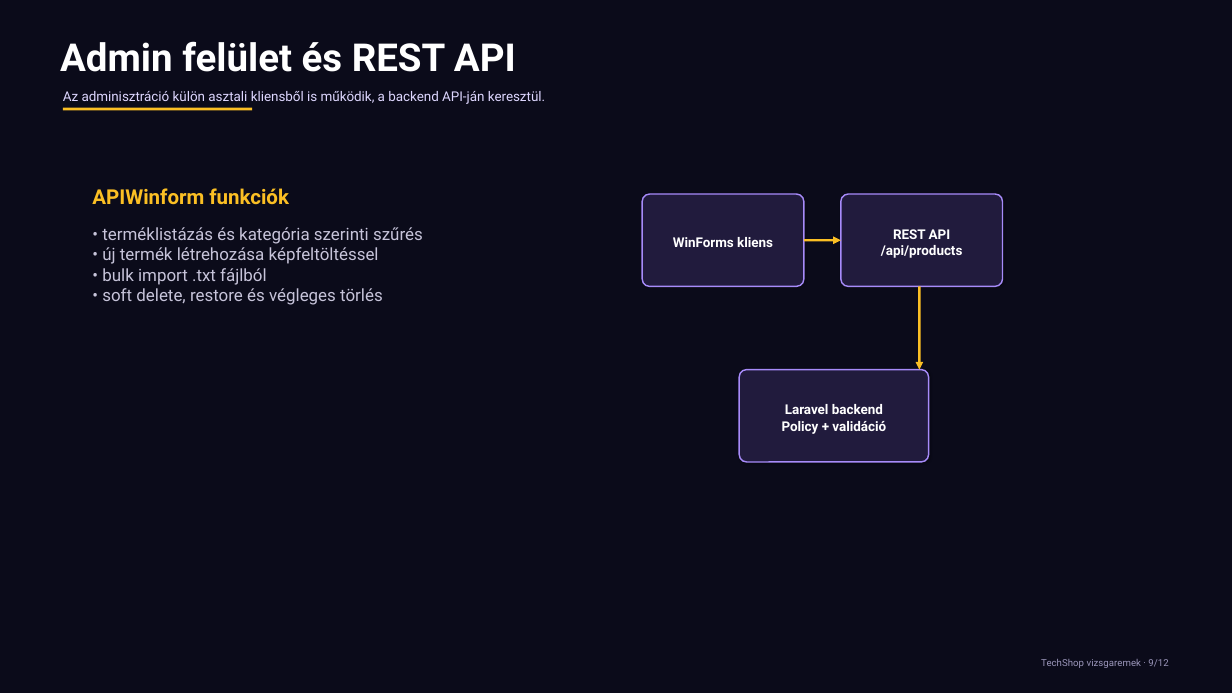
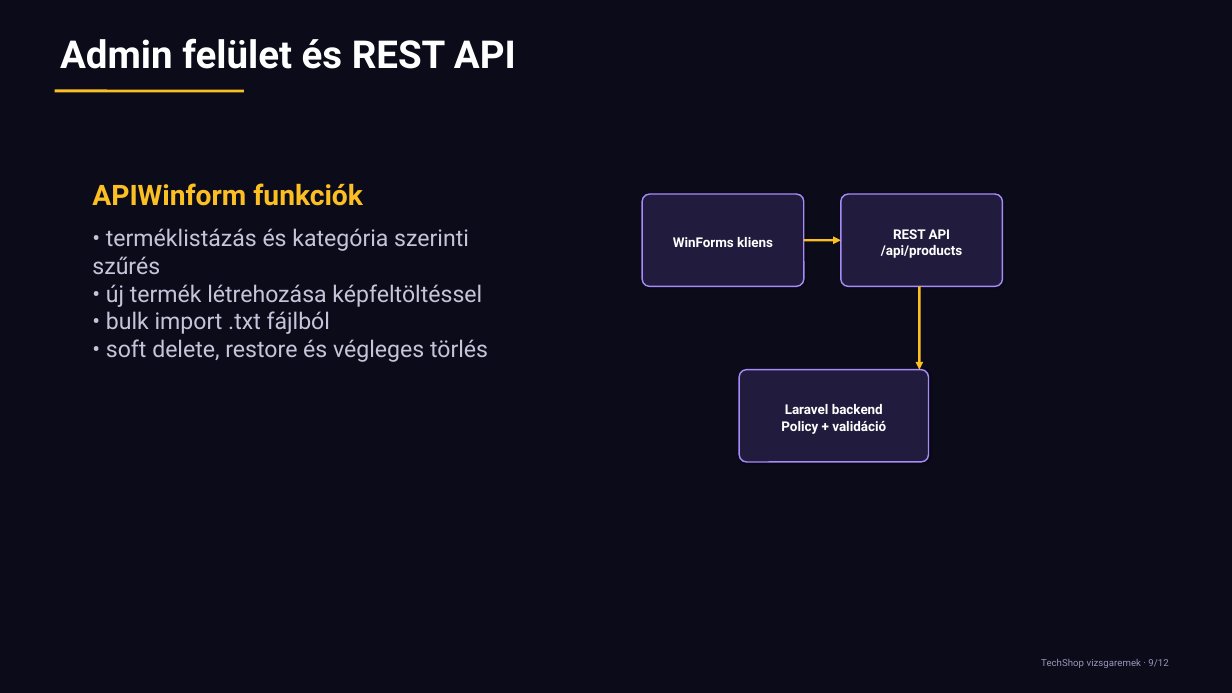
Before and after one commit to Ar3sz20/TechShop, a slide deck: slide 9 of TechShop_prezentacio.pptx. Drawn at 1232x693 pixels with LibreOffice and Linux fonts; fonts in the diff are those of the drawing; background and template pictures are left out. Boxes give left, top, right and bottom in pixels: in the first picture for what was removed or moved away, otherwise in the second. Text is boxed around its words. In the diff, an @@ line names an element or a change of style, - is before the commit and + after.

```diff
--- a/TechShop_prezentacio.pptx
+++ b/TechShop_prezentacio.pptx
@@ rectangle removed at (1,1,1231,692) @@
@@ text "Admin felület és REST API" at (60,38,516,69): line spacing 1 to 0.9 @@
@@ line moved from (63, 109) - (252, 109) to (55, 91) - (244, 91) @@
@@ text removed at (63,91,545,104) @@
-Az adminisztráció külön asztali kliensből is működik, a backend API-ján keresztül.
@@ text "APIWinform funkciók" at (92,183,363,206): size 16 to 22 pt; line spacing 1 to 0.9 @@
@@ text "• terméklistázás és kategória szerinti ..." at (92,228,488,362): size 13.2 to 18 pt @@
```
Also in this commit, not shown: 10 other slides changed.
